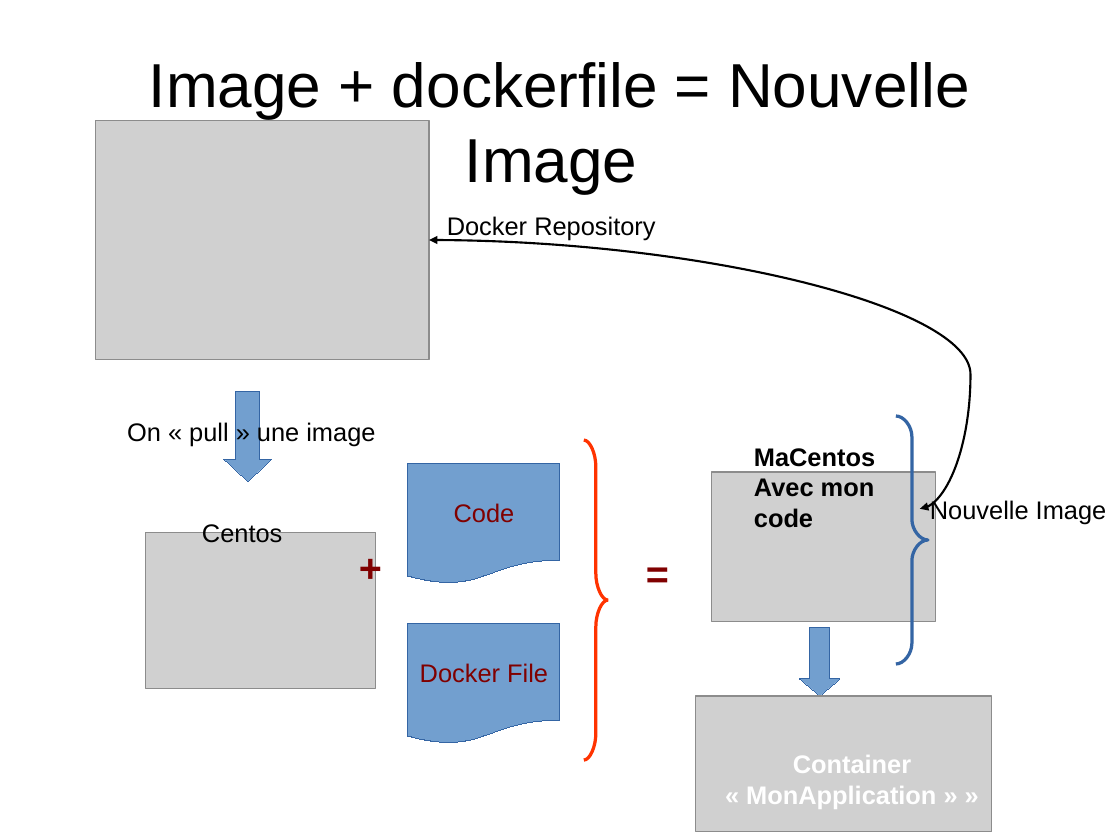
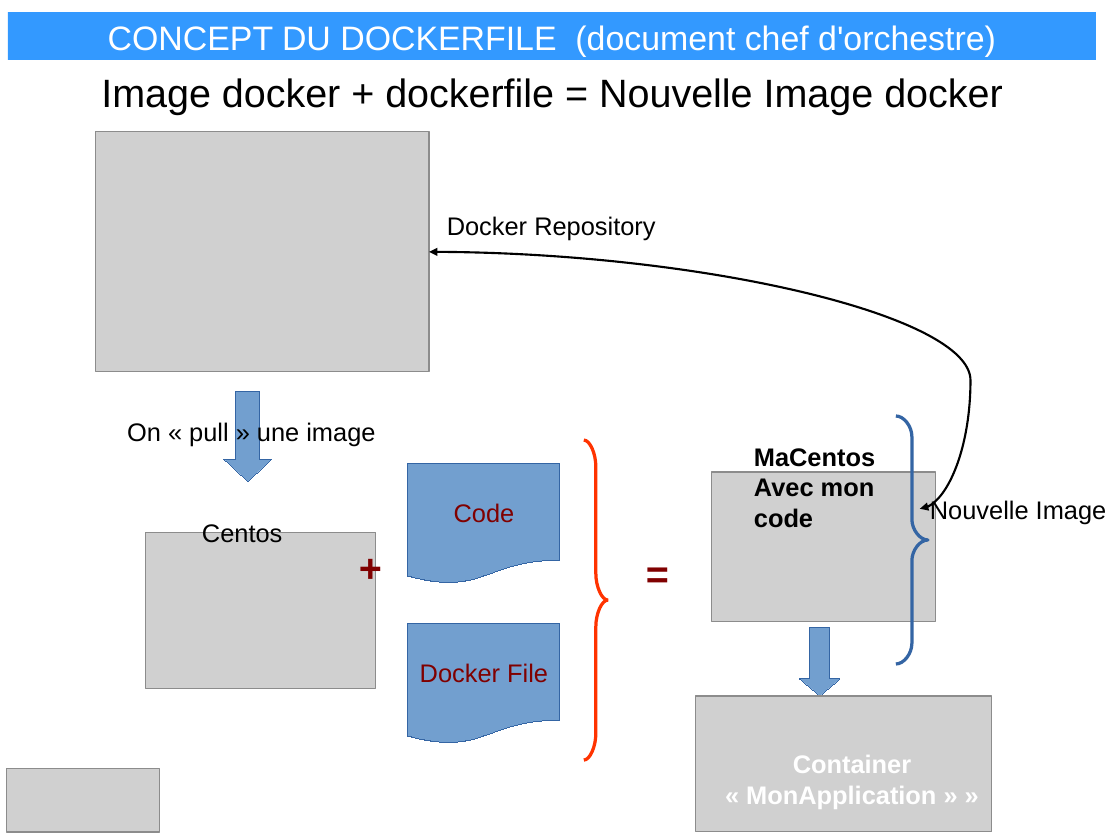
Before and after one commit to heylve/current, a slide deck: slide 8 of Rencontre_devs/docker_dev_conf_20_11_2017.odp. Drawn at 1120x840 pixels with LibreOffice and Linux fonts; fonts in the diff are those of the drawing; grey boxes stand for pictures. Boxes give left, top, right and bottom in pixels: in the first picture for what was removed or moved away, otherwise in the second. Text is boxed around its words. In the diff, an @@ line names an element or a change of style, - is before the commit and + after.

Commit message:
pres docker and agile

```diff
--- a/Rencontre_devs/docker_dev_conf_20_11_2017.odp
+++ b/Rencontre_devs/docker_dev_conf_20_11_2017.odp
@@ rectangle added at (x1=8, y1=12, x2=1097, y2=60), fill #3399FF, 24 pt, text #FFFFFF @@
+CONCEPT DU DOCKERFILE (document chef d'orchestre)
@@ title at (x1=101, y1=78, x2=1002, y2=114): text changed; size 44 to 28 pt @@
-Image + dockerfile = Nouvelle Image
+Image docker + dockerfile = Nouvelle Image docker
@@ picture moved from (x1=96, y1=120, x2=429, y2=360) to (x1=96, y1=132, x2=429, y2=372) @@
@@ curved double arrow moved from (921, 509) - (429, 240) to (921, 509) - (429, 252) @@
@@ picture added at (x1=6, y1=768, x2=160, y2=831) @@
```
Also in this commit, not shown: 16 other slides changed, 1 slide added, 1 slide removed.
